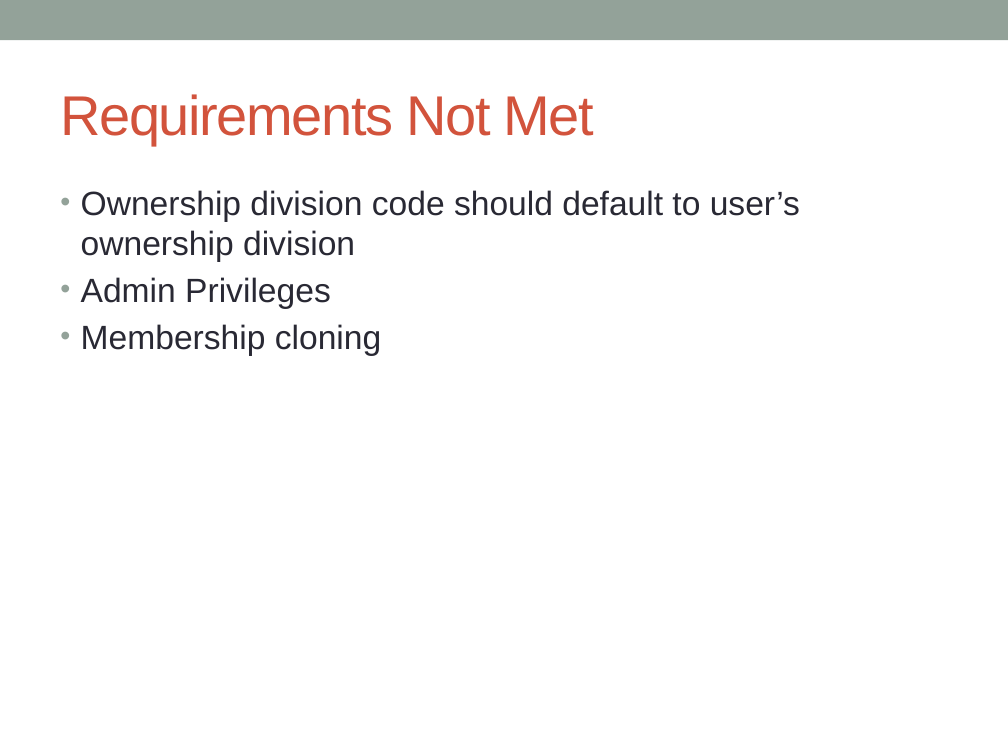
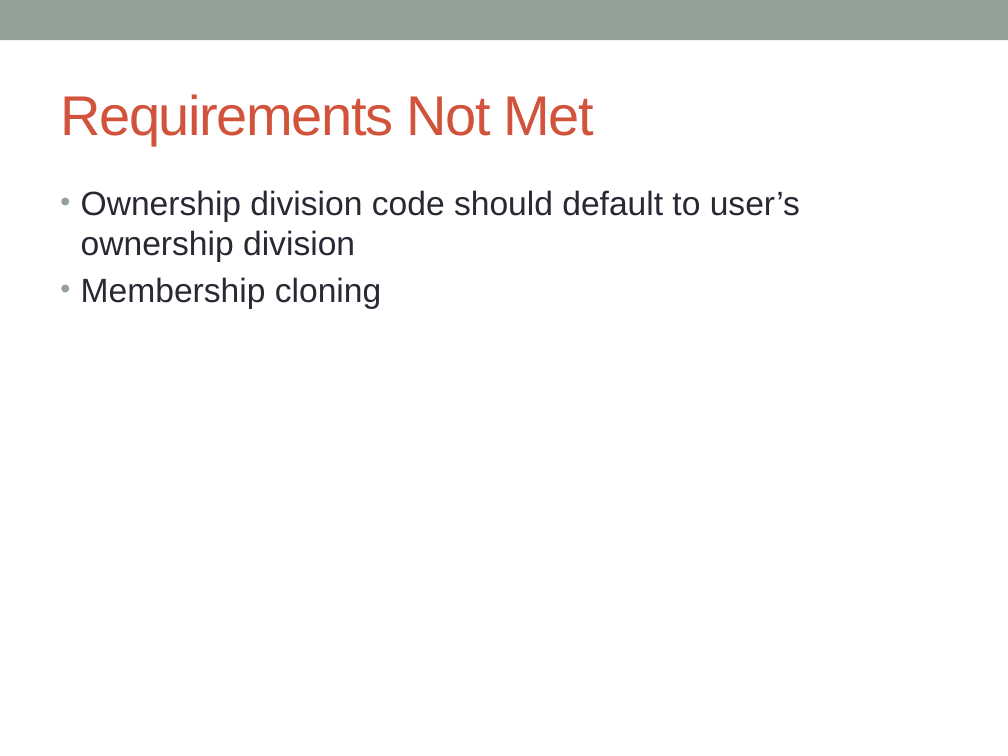
Before and after one commit to milankodali/Data-Management-Project, a slide deck: slide 18 of Final Presentation.pptx. Drawn at 1008x756 pixels with LibreOffice and Linux fonts; fonts in the diff are those of the drawing. Boxes give left, top, right and bottom in pixels: in the first picture for what was removed or moved away, otherwise in the second. Text is boxed around its words. In the diff, an @@ line names an element or a change of style, - is before the commit and + after.

```diff
--- a/Final Presentation.pptx
+++ b/Final Presentation.pptx
@@ text at <box>81,277,331,309</box>: paragraph removed @@
-• Admin Privileges
```
Also in this commit, not shown: 2 other slides changed.
